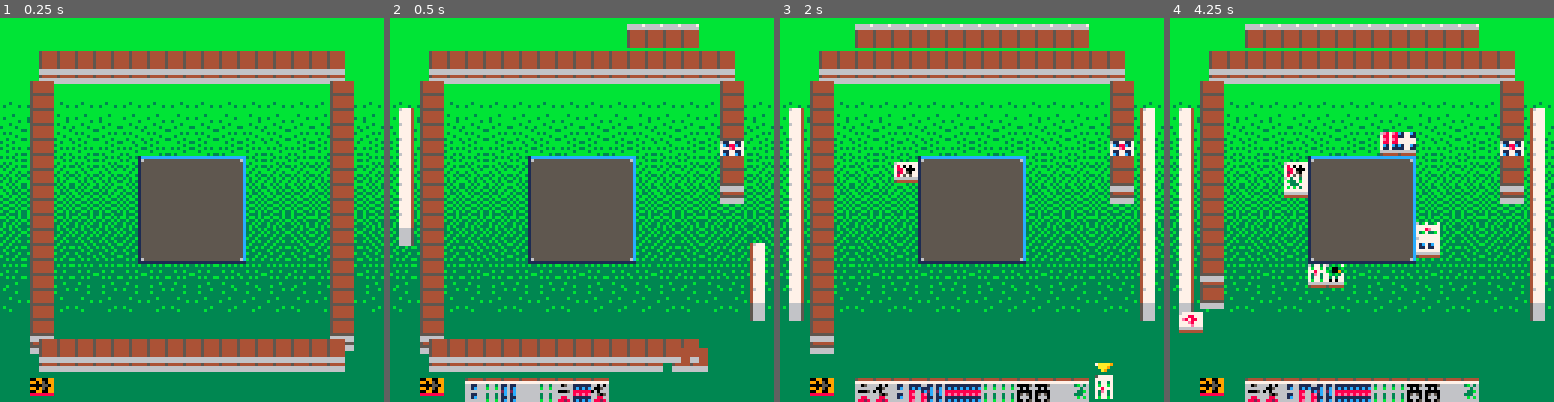
Above: before the commit, frames 1-4 (left to right).
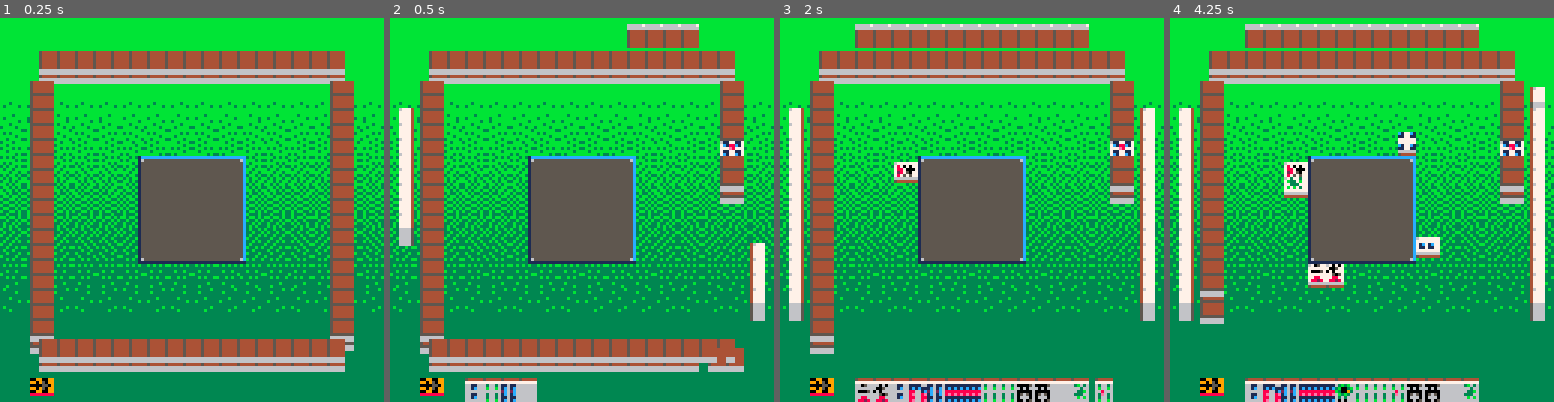
Above: after the commit, the same moments.

Repository: lychees/pico8-workshop
Game: PICO-8 cartridge mahjong.p8
Two runs of this game, one before a commit and one after it. Both use one fixed random seed, a clock stepped at 60 frames per second and the inputs below.
Inputs:
- Up to frame 1 (0.25 s): no input
- Up to frame 2 (0.5 s): tap X (X key) at 0.33 s
- Up to frame 3 (2 s): tap O (Z key) at 0.7, 1.7 s; tap X (X key) at 1.07, 1.85 s; hold Right from 1.6 s (still down)
- Up to frame 4 (4.25 s): release Right at 2.1 s; tap O (Z key) every 0.4 s from 2.1 to 4.1 s; hold Up 2.15-2.42 s; hold Right 2.47-3.03 s; tap X (X key) at 2.97, 4.08 s; hold Left 3.08-3.58 s; hold Down 3.63-3.97 s; hold Right from 4.02 s (still down)

Frame 1 is identical in both runs. In frame 2, 2.2% of the frame differs, in the area x 38-93%, y 83-100%; in frame 3, 0.4%; in frame 4, 3.1%, in the area x 2-98%, y 17-100%.

Commit message:
Add claim function, rearrange the code.

Diff:
--- a/mahjong.p8
+++ b/mahjong.p8
@@ -719,18 +719,46 @@
 
 
 --begin game
-cls()
-current_player = flr(rnd(4))
-first_dealer = current_player
---[[draw_table()
-flip()
-wait(15)--]]
-build_wall()
-round_over = false
-flashing=false
-while not round_over do
- local target_x, target_y = 0,0
- if current_player == 0 then
+function sub_claim(type, options)
+end
+
+function claim(options)
+  options = {"riichi", "gang", "tsumo"};
+  cls()
+  sfx(1)
+  local selection = 1
+  local flashing = 1
+  while true do
+    draw_table()
+    draw_wall()
+    draw_discards()
+    draw_hands()
+    for i=1, #options do
+      print(options[i], 100, 116-8*i, 0)
+    end
+    spr(90, 90, 116-8*selection-2)
+    if btnp(2) then
+      if selection < #options then
+        selection = selection + 1
+        sfx(7)
+      end
+    elseif btnp(3) then
+      if selection > 1 then
+        selection = selection - 1
+        sfx(7)
+      end
+    elseif btnp(4) then
+      sfx(8)
+      break
+    elseif btnp(5) then
+      sfx(8)
+      break
+    end
+    flip()
+  end
+end
+
+function your_turn()
   local temptile, sprite_id, x, y = retrieve_next_tile()
   local target_x, target_y = get_coords_in_hand(player_hand, #player_hand+1)
   move_tile(sprite_id, x, y, target_x, target_y)
@@ -744,29 +772,30 @@
   local selection, offset, discard_idx = 14, 2, nil
   flashing=true
   clip(0,110,127,18)
+  claim()
   while not discard_idx do
-   if selection == 14 then
-    offset = 2
-   else
-    offset = 0
-   end
-   draw_table()
-   draw_wall()
-   draw_discards()
-   draw_hands(flashing, selection)
-   spr(204, 18+(6*selection)+offset, 111)
-   flip()
-   flashing = not flashing
-   if btnp(0) then
-    selection = 1+(selection-2)%14
-    sfx(7)
-   elseif btnp(1) then
-    selection = 1+(selection)%14
-    sfx(7)
-   elseif btnp(4) then
-    sfx(8)
-    discard_idx=selection
-   end
+    if selection == 14 then
+      offset = 2
+    else
+      offset = 0
+    end
+    draw_table()
+    draw_wall()
+    draw_discards()
+    draw_hands(flashing, selection)
+    spr(204, 18+(6*selection)+offset, 111)
+    flip()
+    flashing = not flashing
+    if btnp(0) then
+      selection = 1+(selection-2)%14
+      sfx(7)
+    elseif btnp(1) then
+      selection = 1+(selection)%14
+      sfx(7)
+    elseif btnp(4) then
+      sfx(8)
+      discard_idx=selection
+    end
   end
   clip()
   temptile=remove_from_hand(player_hand, discard_idx)
@@ -775,14 +804,10 @@
   target_x,target_y=get_coords_in_pile(player_pile,#player_pile+1)
   move_tile(temptile:get_flat_id(), x,y,target_x,target_y)
   add(player_pile, temptile)
-  sfx(6)
-  draw_table()
-  draw_wall()
-  draw_discards()
-  draw_hands()
-  flip()
-  current_player=(current_player+1)%4
- else
+end
+
+function my_turn()
+  local target_x, target_y = 0, 0
   local current_hand=hands[current_player+1]
   local current_pile=piles[current_player+1]
   local temptile, sprite_id, x, y = retrieve_next_tile()
@@ -802,24 +827,37 @@
   target_x,target_y=get_coords_in_pile(current_pile,#current_pile+1)
   move_tile(temptile:discard_sprite(current_player),x,y,target_x,target_y)
   add(current_pile, temptile)
-  sfx(6)
-  draw_table()
-  draw_wall()
-  draw_discards()
-  draw_hands()
+end
+
+function _init()
+  cls()
+  current_player = flr(rnd(4))
+  first_dealer = current_player
+  -- draw_table()
   flip()
-  current_player=(current_player+1)%4
- end
- if tile_at(-14) == nil then
-  round_over = true
- end
-end
-
-while true do
-end
-
-
-
+  -- wait(15)
+  build_wall()
+  while not round_over do
+    if current_player == 0 then
+      your_turn()
+    else
+      my_turn()
+    end
+    sfx(6)
+    draw_table()
+    draw_wall()
+    draw_discards()
+    draw_hands()
+    flip()
+    current_player=(current_player+1)%4
+    if tile_at(-14) == nil then
+      round_over = true
+    end
+  end
+
+  while true do
+  end
+end
 
 __gfx__
 544444dd544444dd544444dd544444dd544444dd544444dd544444dd544444dd544444dd544444dd544444dd544444dd544444dd544444dd544444dd544444dd
